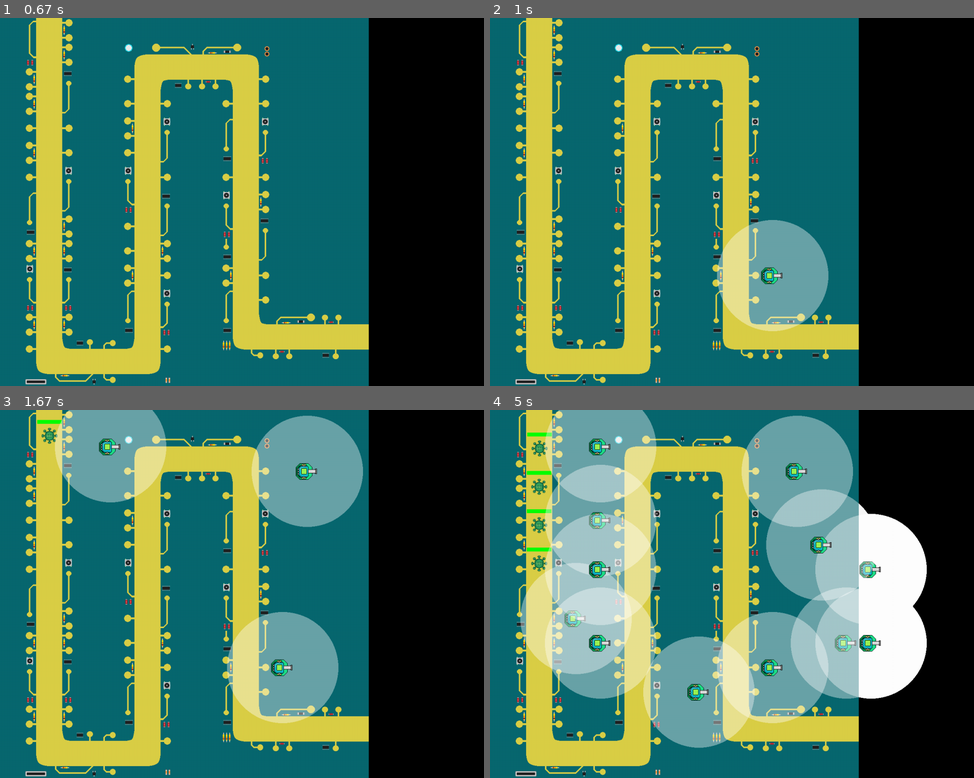
Above: before the commit, frames 1-4 (two rows, left to right).
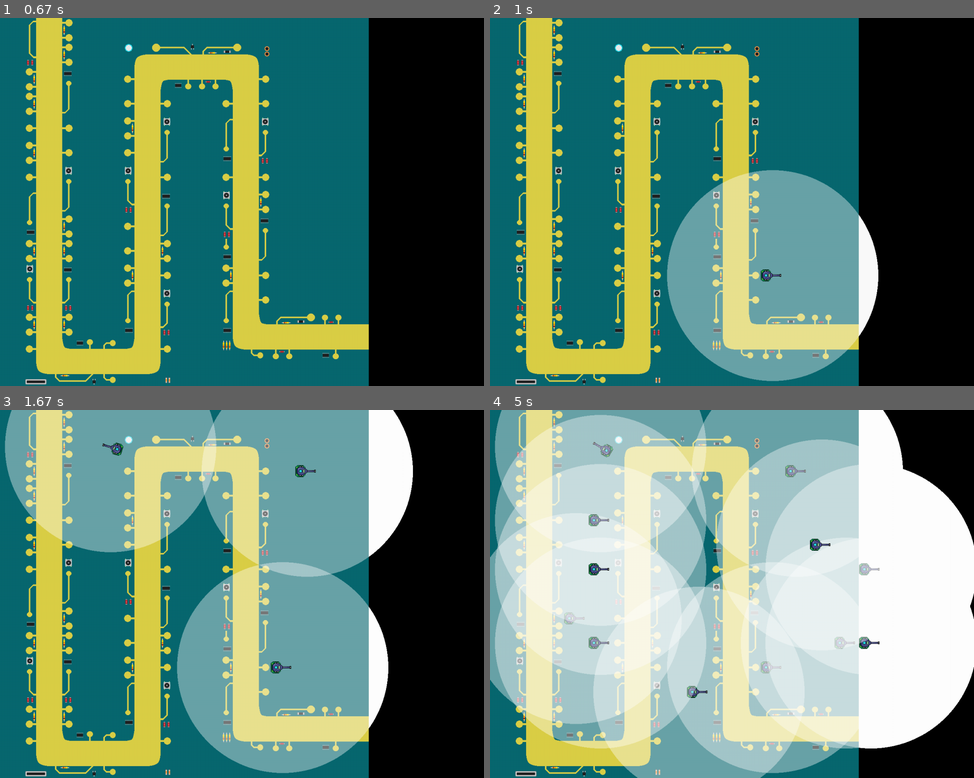
Above: after the commit, the same moments.

Repository: sdk0124/pygame_defense
Game: pygame game, started from entities/turretManager.py
Same seed, same stepped clock (60 frames per second), same inputs: the game is played once before the commit and once after it.
Inputs (mouse positions are in pixels of both pictures, inside the frame that each line leads up to):
- Up to frame 1 (0.67 s): click (242, 202) at 0.38 s
- Up to frame 2 (1 s): click (780, 282) at 0.72 s
- Up to frame 3 (1.67 s): click (314, 465) at 1.05 s; click (116, 457) at 1.42 s
- Up to frame 4 (5 s): click (707, 689) at 1.92 s; click (857, 652) at 2.22 s; click (857, 560) at 2.55 s; click (572, 630) at 2.88 s; click (591, 524) at 3.22 s; click (596, 634) at 3.55 s; click (591, 571) at 3.92 s; click (862, 634) at 4.38 s; click (833, 546) at 4.75 s

Frame 1 is identical in both runs. In frame 2, 14% of the frame differs, in the area x 36-81%, y 41-99%; in frame 3, 35%; in frame 4, 78%, in the area x 0-100%, y 0-100%.

Commit message:
fix parameter in creat_turret func

Diff:
--- a/entities/turretManager.py
+++ b/entities/turretManager.py
@@ -28,7 +28,7 @@
             turret_attack_images = self.turret_image_table[turret_type]["attack"]
 
             new_turret = Turret(grid_x, grid_y,
-                                CELL_SIZE,
+                                tile_size,
                                 turret_data,
                                 turret_idle_image,
                                 turret_attack_images)
@@ -111,7 +111,7 @@
                 running = False
             if event.type == pygame.MOUSEBUTTONDOWN and event.button == 1:
                 mouse_pos = pygame.mouse.get_pos()
-                turret_manager.create_turret(mouse_pos, CELL_SIZE, COLS, "cannon")
+                turret_manager.create_turret(mouse_pos, CELL_SIZE, COLS, "debugger")
 
         world.draw(screen)
 
